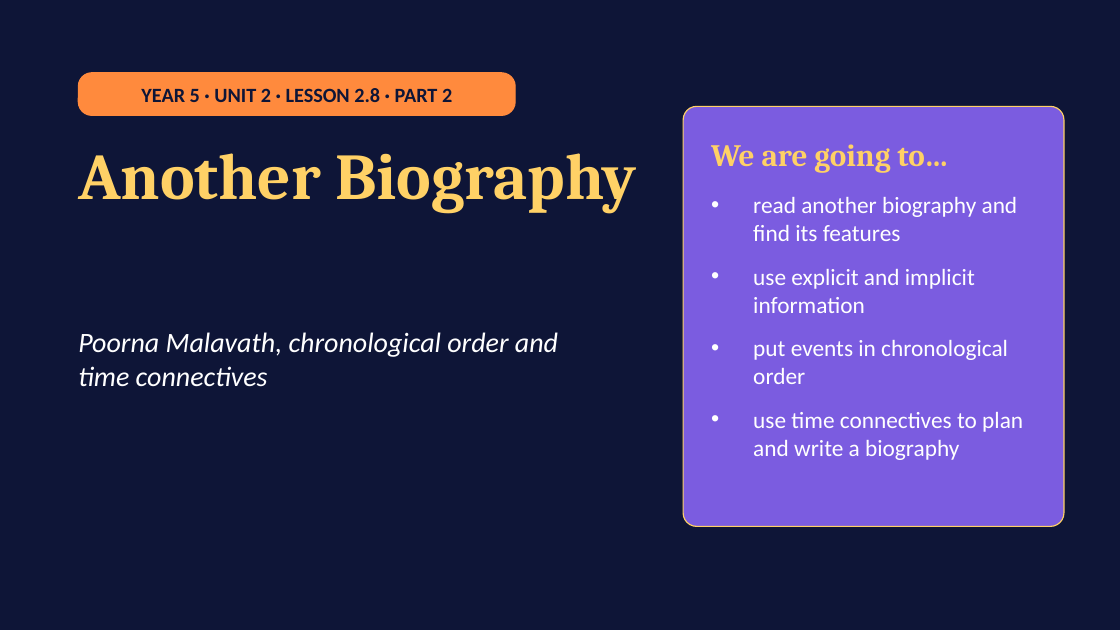
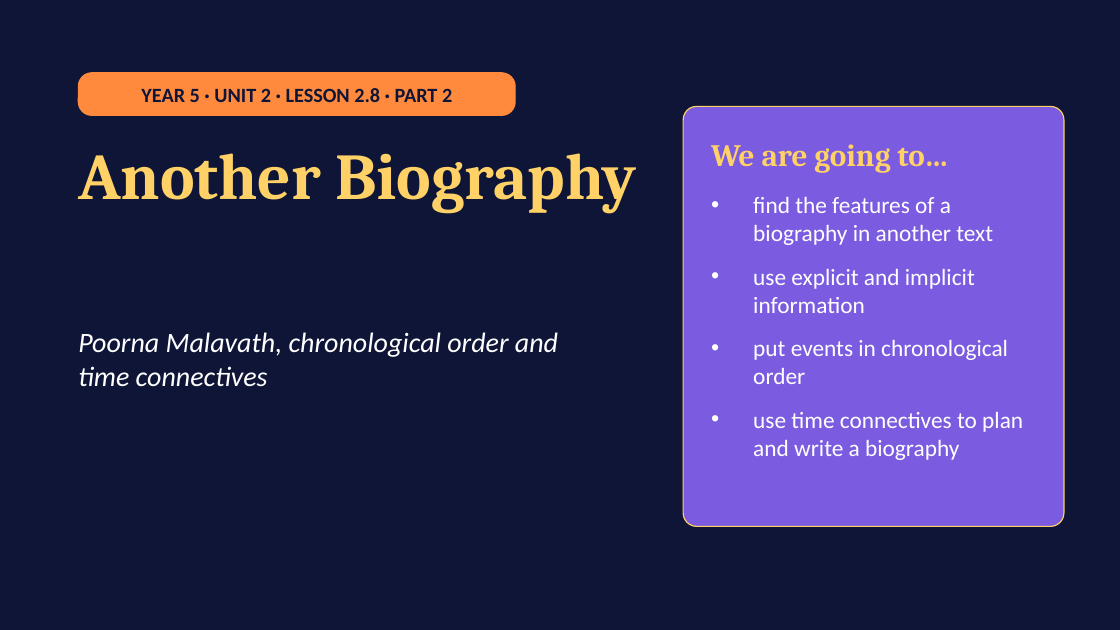
Before and after one commit to cobraarsgb6-hub/primary-exam-system, a slide deck: slide 1 of resources/coligo/Ali/English 105/Unit2_Lesson2.8_Part2_Another_Biography.pptx. Drawn at 1120x630 pixels with LibreOffice and Linux fonts; fonts in the diff are those of the drawing. Boxes give left, top, right and bottom in pixels: in the first picture for what was removed or moved away, otherwise in the second. Text is boxed around its words. In the diff, an @@ line names an element or a change of style, - is before the commit and + after.

```diff
--- a/resources/coligo/Ali/English 105/Unit2_Lesson2.8_Part2_Another_Biography.pptx
+++ b/resources/coligo/Ali/English 105/Unit2_Lesson2.8_Part2_Another_Biography.pptx
@@ text at [753, 197, 993, 245]: text changed @@
-• read another biography and find its features
+• find the features of a biography in another text
```
Also in this commit, not shown: 5 other slides changed, 2 slides added, 7 slides removed, 7 other files.
